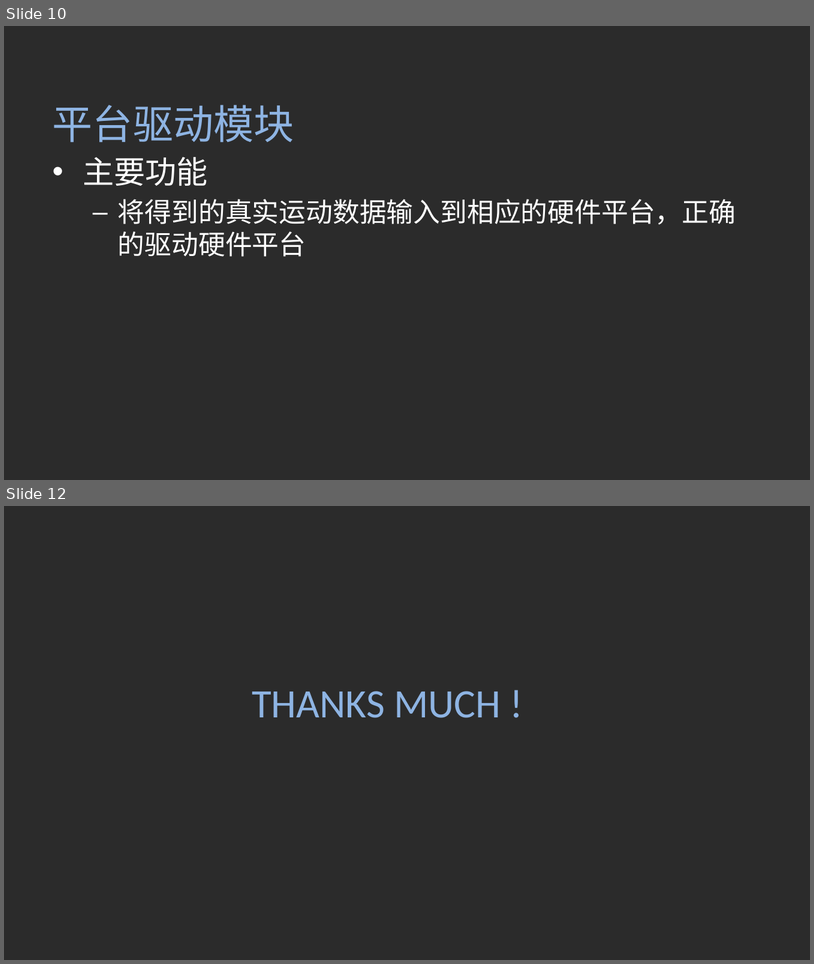
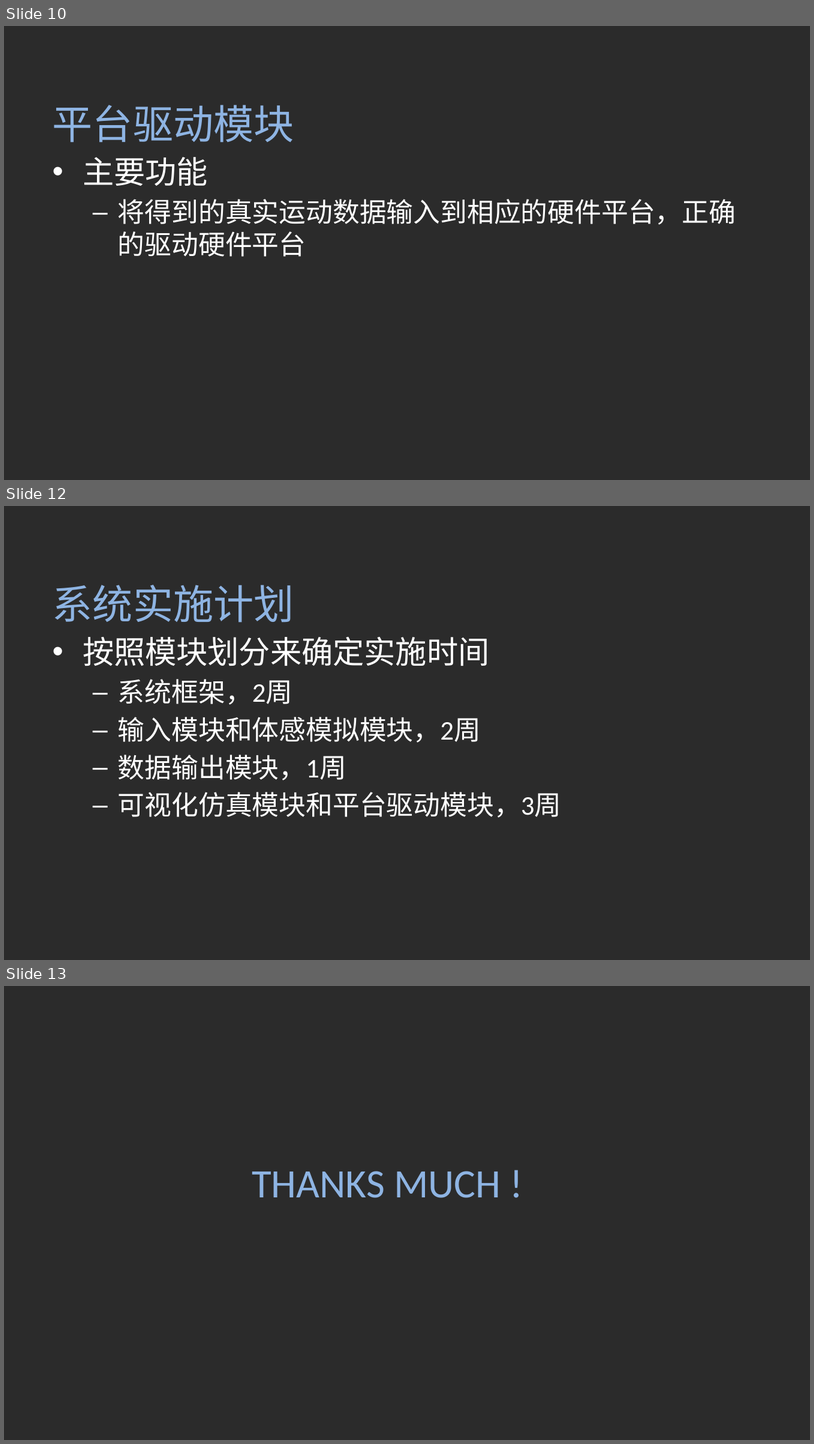
Before and after one commit to xychen5/3dvr, a slide deck: 陈新宇_U201614921_答辩.pptx. Shown one above the other, each under a label of ours: slides 10 and 12 before the commit, slides 10, 12 and 13 after it; the slides between them are not shown. The pictures are 814x964 and 814x1444 pixels, drawn with LibreOffice and Linux fonts; fonts in the diff are those of the drawing; background and template pictures are left out; a plain dark background stands for a picture behind light text. Boxes give left, top, right and bottom in pixels: in the first picture for what was removed or moved away, otherwise in the second. Text is boxed around its words. In the diff, an @@ line names an element or a change of style, - is before the commit and + after.

```diff
--- a/陈新宇_U201614921_答辩.pptx
+++ b/陈新宇_U201614921_答辩.pptx
@@ slide 12 added at (x1=4, y1=506, x2=810, y2=960), background picture (left out) @@
@@ title added at (x1=53, y1=585, x2=294, y2=622), 36 pt, text #8EB4E3 @@
+系统实施计划
@@ text added at (x1=83, y1=637, x2=562, y2=817), 24 pt, text #FFFFFF @@
+• 按照模块划分来确定实施时间
+  – 系统框架，2周
+  – 输入模块和体感模拟模块，2周
+  – 数据输出模块，1周
+  – 可视化仿真模块和平台驱动模块，3周
@@ what was slide 12 is now slide 13 @@
```
Also in this commit, not shown: 7 slides changed.
